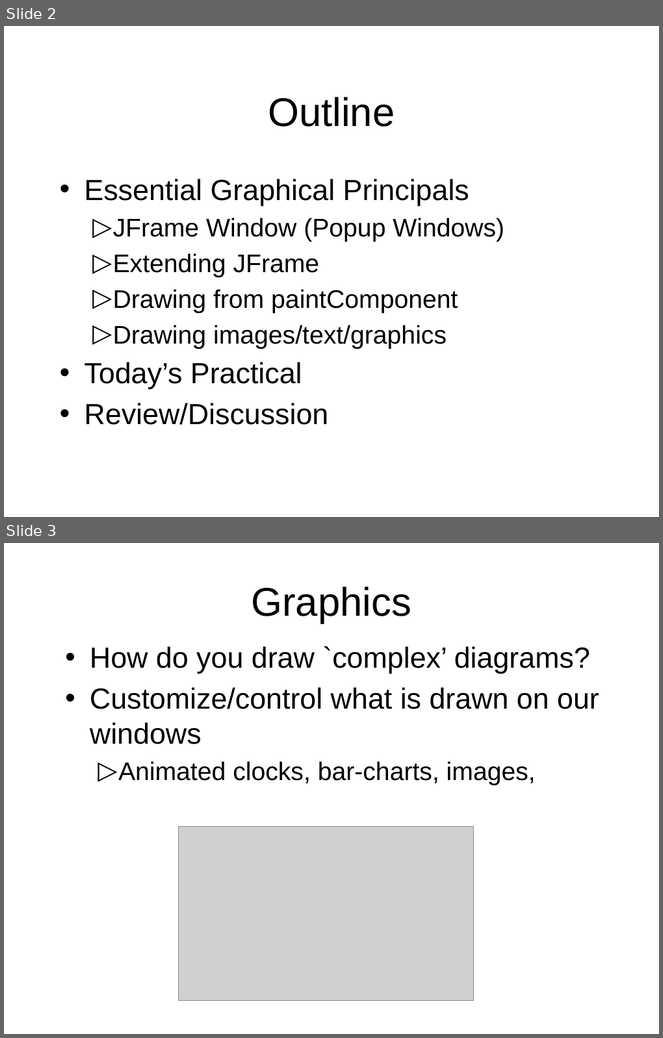
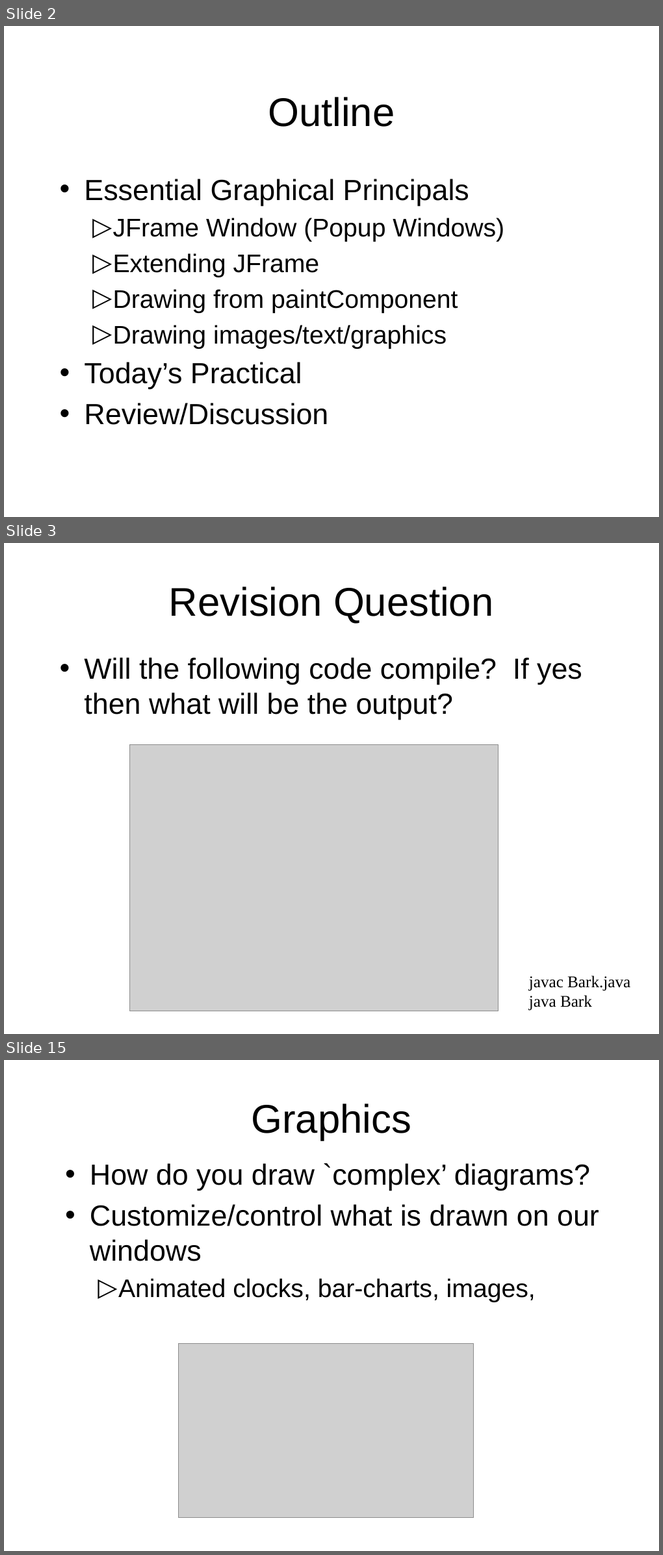
Before and after one commit to octaviordz/zjnu2017.github.io, a slide deck: OOP/lectures/080--Graphics.pptx. Shown one above the other, each under a label of ours: slides 2 and 3 before the commit, slides 2, 3 and 15 after it; the slides between them are not shown. The pictures are 663x1038 and 663x1555 pixels, drawn with LibreOffice and Linux fonts; fonts in the diff are those of the drawing; grey boxes stand for pictures. Boxes give left, top, right and bottom in pixels: in the first picture for what was removed or moved away, otherwise in the second. Text is boxed around its words. In the diff, an @@ line names an element or a change of style, - is before the commit and + after.

Commit message:
Add some quiz questions to slides.

```diff
--- a/OOP/lectures/080--Graphics.pptx
+++ b/OOP/lectures/080--Graphics.pptx
@@ slide 3 added at [4,543,659,1034], background #FFFFFF @@
@@ title added at [169,587,493,624], 44 pt, text #000000 @@
+Revision Question
@@ text added at [84,657,582,720], 32 pt, text #000000 @@
+• Will the following code compile? If yes then what will be the output?
@@ picture added at [130,745,498,1011] @@
@@ text added at [529,976,631,1011], 18 pt, text #000000 @@
+javac Bark.java
+java Bark
@@ what was slide 3 is now slide 15 @@
```
Also in this commit, not shown: 14 other slides added, 1 other file.
